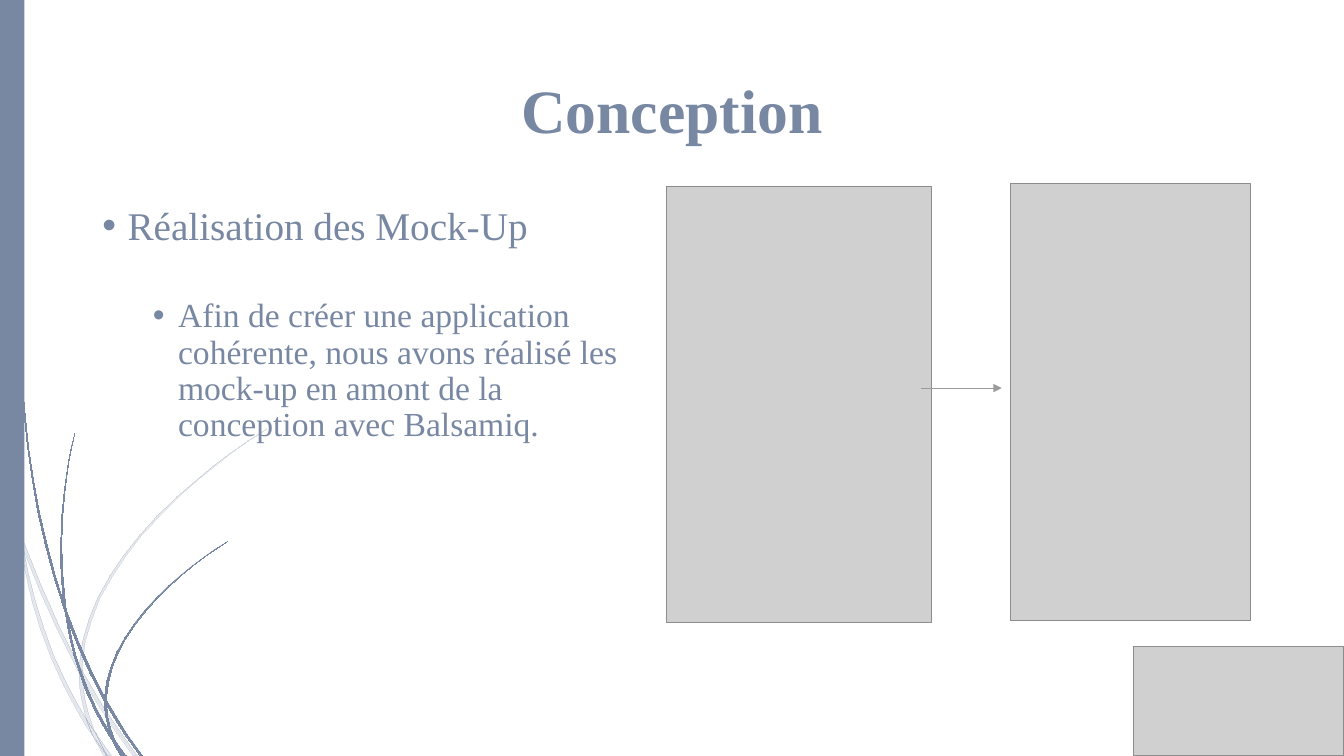
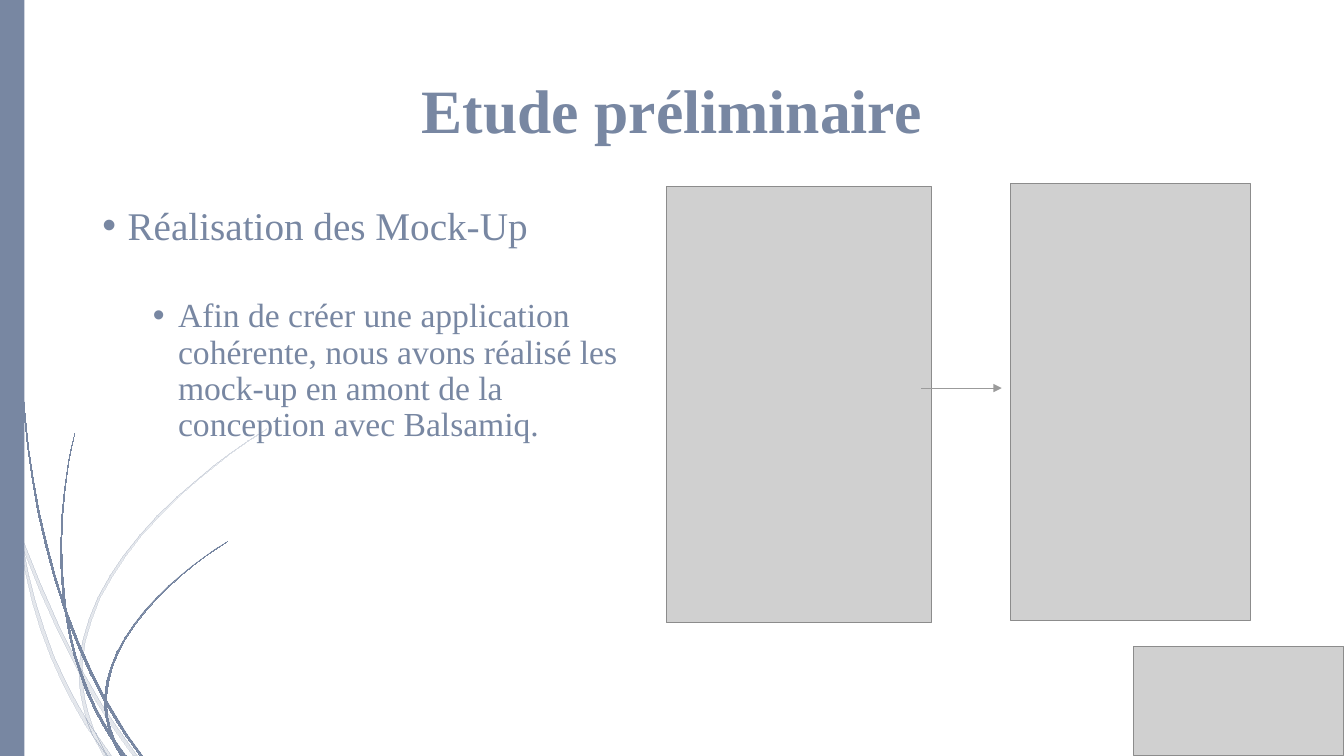
Before and after one commit to Lowxorx/webapprila, a slide deck: slide 4 of Documentation/Presentation/Projet web.pptx (slide 6 before the commit). Drawn at 1344x756 pixels with LibreOffice and Linux fonts; fonts in the diff are those of the drawing; grey boxes stand for pictures. Boxes give left, top, right and bottom in pixels: in the first picture for what was removed or moved away, otherwise in the second. Text is boxed around its words. In the diff, an @@ line names an element or a change of style, - is before the commit and + after.

```diff
--- a/Documentation/Presentation/Projet web.pptx
+++ b/Documentation/Presentation/Projet web.pptx
@@ title at (422,90,921,144): text changed @@
-Conception
+Etude préliminaire
```
Also in this commit, not shown: 1 other slide changed, 1 slide removed, 1 other file.
